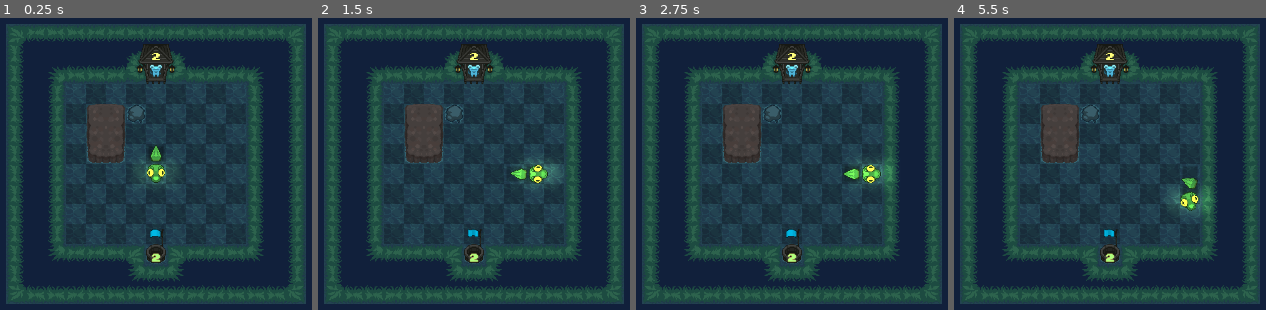
Above: before the commit, frames 1-4 (left to right).
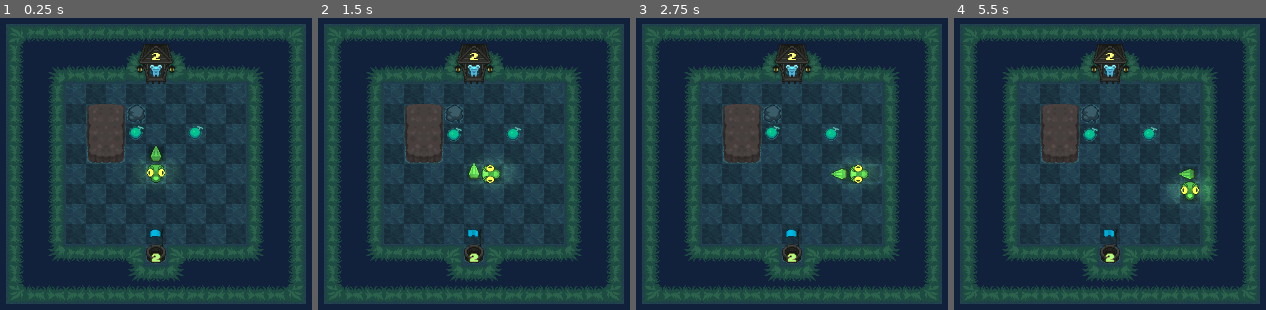
Above: after the commit, the same moments.

Repository: Steaf23/GWJ59-Snake-Expressss
Game: Godot game, scene res://Level/level.tscn
Same seed, same stepped clock (60 frames per second), same inputs: the game is played once before the commit and once after it. Sound files missing from this copy of the repository are replaced by a short silence.
Inputs (mouse positions are in pixels of both pictures, inside the frame that each line leads up to):
- Up to frame 1 (0.25 s): no input
- Up to frame 2 (1.5 s): tap Enter at 0.5 s; move the mouse to (outside the picture) at 0.52 s; hold D (move_right) 0.53-1.25 s; click (outside the picture) at 0.67 s; tap Space at 0.77 s; drag from (outside the picture) to (505, 164) at 1.27 s
- Up to frame 3 (2.75 s): move the mouse to (860, 70) at 2.02 s; hold D (move_right) from 2.03 s (still down)
- Up to frame 4 (5.5 s): release D (move_right) at 2.75 s; drag from (1060, 260) to (1159, 164) at 2.77 s; tap Space at 3.5, 3.77, 5 s; move the mouse to (outside the picture) at 3.52 s; hold A (move_left) 3.53-4.25 s; tap Enter at 4.25 s; drag from (outside the picture) to (978, 55) at 4.27 s; move the mouse to (1141, 169) at 5.02 s; hold S (move_down) from 5.03 s (still down); click (1141, 169) at 5.17 s

The runs differ from the first frame. In frame 1, 0.3% of the frame differs, in the area x 41-66%, y 36-42%; in frame 2, 1.9%, in the area x 41-78%, y 37-58%; in frame 3, 1.1%; in frame 4, 1.3%.

Commit message:
improved snake code a bit

Diff:
--- a/Level/Player/player_snake.gd
+++ b/Level/Player/player_snake.gd
@@ -6,7 +6,7 @@
 signal item_picked_up()
 signal frogged()
 
-@export var base_movement_time: float = 0.22
+@export var base_movement_time: float = 0.5
 
 @export var grow_amount: int = 1
 @export var boost_multiplier: float = 0.5
@@ -24,12 +24,12 @@
 @onready var head_player: AnimationPlayer = $Wagons/Head/AnimationPlayer
 @onready var boost_bar: TextureProgressBar = $HUDLayer/MarginContainer/BoostBar
 @onready var movement_timer: Timer = $MovementTimer
+@onready var level: Level
 
 var current_direction : Vector2i = Vector2i.DOWN
 var wagon_queue: int = 0
 var insert_new_wagon: bool = false
 var current_cell: Vector2i
-var freeze_tail = false
 
 var queued_input = Vector2()
 
@@ -48,6 +48,9 @@
 
 	await get_tree().create_timer(0.5).timeout
 	start_level = true
+
+	for w in wagons.get_children():
+		w.snake = self
 
 
 func _physics_process(delta: float) -> void:
@@ -79,6 +82,27 @@
 
 func _on_movement_timer_timeout() -> void:
 	move_timer_timeout.emit()
+
+
+func take_turn(move_precondition: Callable) -> void:
+	if not level:
+		return
+
+	move(move_precondition)
+
+	# pickup item
+	var item = level.item_at_cell(current_cell)
+	if item:
+		pickup_item(item)
+
+	# pickup passengers after item to account for possible change in amount of wagons.
+	for wagon in get_available_wagons():
+		for station in level.pickup_stations():
+			if wagon.current_cell in station.get_pickup_cells():
+				station.pickup_passenger(wagon)
+				add_passenger(wagon)
+				# only 1 passenger can be picked up per turn
+				return
 
 
 func move(precondition: Callable):
@@ -148,6 +172,7 @@
 
 func create_wagon() -> void:
 	var wagon = TRAIN_WAGON.instantiate()
+	wagon.snake = self
 	wagons.add_child(wagon)
 	wagons.move_child(wagon, 1)
 	var new_wagon_cell = head.current_cell
@@ -157,16 +182,12 @@
 	wagon.target_angle = wagon.rotation
 
 	var scale_tween = create_tween()
-	var t1 = scale_tween.tween_property(wagon, ^"scale", Vector2(1.0, 1.0), wagon.tween_speed)
+	var t1 = scale_tween.tween_property(wagon, ^"scale", Vector2(1.0, 1.0), movement_timer.wait_time + 0.2)
 	t1.from(Vector2(0, 0)).set_trans(Tween.TRANS_BACK).set_ease(Tween.EASE_OUT)
 
 	var opacity_tween = create_tween()
-	var t3 = opacity_tween.tween_property(wagon, ^"modulate", Color.WHITE, wagon.tween_speed)
+	var t3 = opacity_tween.tween_property(wagon, ^"modulate", Color.WHITE, movement_timer.wait_time + 0.2)
 	t3.from(Color(1, 1, 1, 0)).set_trans(Tween.TRANS_LINEAR).set_ease(Tween.EASE_OUT)
-
-	freeze_tail = true
-	await get_tree().create_timer(wagon.tween_speed).timeout
-	freeze_tail = false
 
 
 func can_add_passenger() -> bool:
@@ -193,7 +214,7 @@
 
 	wagon.has_passenger = false
 
-
+# Item cannot be null
 func pickup_item(item: Item) -> void:
 	var powerup = true
 	match item.type:
--- a/Level/Player/wagon.gd
+++ b/Level/Player/wagon.gd
@@ -5,6 +5,7 @@
 @export var can_have_passenger = true
 
 @onready var passenger: Node2D = $Passenger
+@onready var snake: PlayerSnake
 
 var current_cell: Vector2i = Vector2i()
 
@@ -23,7 +24,7 @@
 
 
 func _process(delta: float) -> void:
-	rotation_time += delta * 0.8
+	rotation_time += delta * 2.0
 	$Sprite.rotation = lerp_angle($Sprite.rotation, target_angle, rotation_time)
 	$Passenger.rotation = lerp_angle($Passenger.rotation, target_angle, rotation_time)
 
@@ -37,9 +38,8 @@
 		return
 
 
-
 	var tween = create_tween()
-	var tweener = tween.tween_property(self, ^"global_position", Vector2(target_cell * Global.TILE_SIZE), 0.24)
+	var tweener = tween.tween_property(self, ^"global_position", Vector2(target_cell * Global.TILE_SIZE), snake.base_movement_time)
 	tweener.set_trans(Tween.TRANS_LINEAR).set_ease(Tween.EASE_OUT_IN)
 
 	await get_tree().create_timer(0.14).timeout
--- a/Level/grid.gd
+++ b/Level/grid.gd
@@ -68,12 +68,6 @@
 				return
 
 
-func try_pickup_item() -> void:
-	for item in items.get_children():
-		if train.current_cell == item.current_cell:
-			train.pickup_item(item)
-
-
 func update_train_head() -> void:
 	var close_to_item: bool = false
 
--- a/Level/level.gd
+++ b/Level/level.gd
@@ -11,15 +11,31 @@
 
 func _ready() -> void:
 	grid_overlay.setup(foreground.get_used_rect())
+	train.level = self
 
 
 func _on_player_snake_move_timer_timeout() -> void:
 	check_level_won()
-	train.move(can_object_travel_to)
+	train.take_turn(can_object_travel_to)
+	#train.move(can_object_travel_to)
 	#try_pickup_passenger()
 	#try_pickup_item()
 	#try_deliver_passenger()
 	#update_train_head() # used for opening the mouth of the snake when its close to a pickup
+
+
+func item_at_cell(cell: Vector2i) -> Item:
+	for item in items.get_children():
+		if cell == item.current_cell:
+			return item
+
+	return null
+
+
+func pickup_stations() -> Array[Station]:
+	var result: Array[Station]
+	result.assign(stations.get_children().filter(func(s): return not s.is_delivery))
+	return result
 
 
 func check_level_won() -> void:
--- a/Level/level.tscn
+++ b/Level/level.tscn
@@ -6,6 +6,7 @@
 [ext_resource type="Script" uid="uid://bqenrhbibq1yg" path="res://Level/grid_overlay.gd" id="3_nk1il"]
 [ext_resource type="PackedScene" uid="uid://b76ikgus0leci" path="res://Level/Player/player_snake.tscn" id="4_d6qko"]
 [ext_resource type="PackedScene" uid="uid://djlj1bhvc1kp8" path="res://Level/station.tscn" id="4_nk1il"]
+[ext_resource type="PackedScene" uid="uid://dwj4xfnnfcc7v" path="res://Level/item.tscn" id="7_d6qko"]
 
 [sub_resource type="Gradient" id="Gradient_iincs"]
 offsets = PackedFloat32Array(0)
@@ -60,6 +61,14 @@
 
 [node name="Items" type="Node2D" parent="."]
 
+[node name="Item2" parent="Items" instance=ExtResource("7_d6qko")]
+position = Vector2(704, 288)
+type = 1
+
+[node name="Item8" parent="Items" instance=ExtResource("7_d6qko")]
+position = Vector2(609, 288)
+type = 1
+
 [node name="Camera2D" type="Camera2D" parent="."]
 anchor_mode = 0
 
Not shown: 1 places in Level/Player/player_snake.tscn that only renumber resources
Not shown: 1 places in Level/level.tscn that only renumber resources
Not shown: 1 places in Resources/TerrainTiles.tres that only renumber resources
